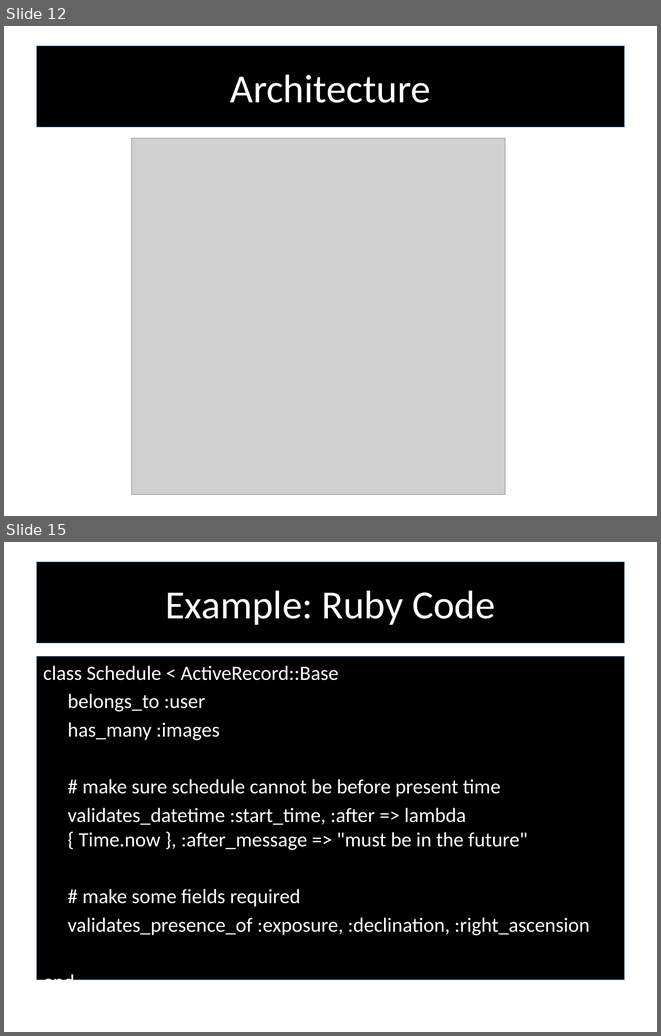
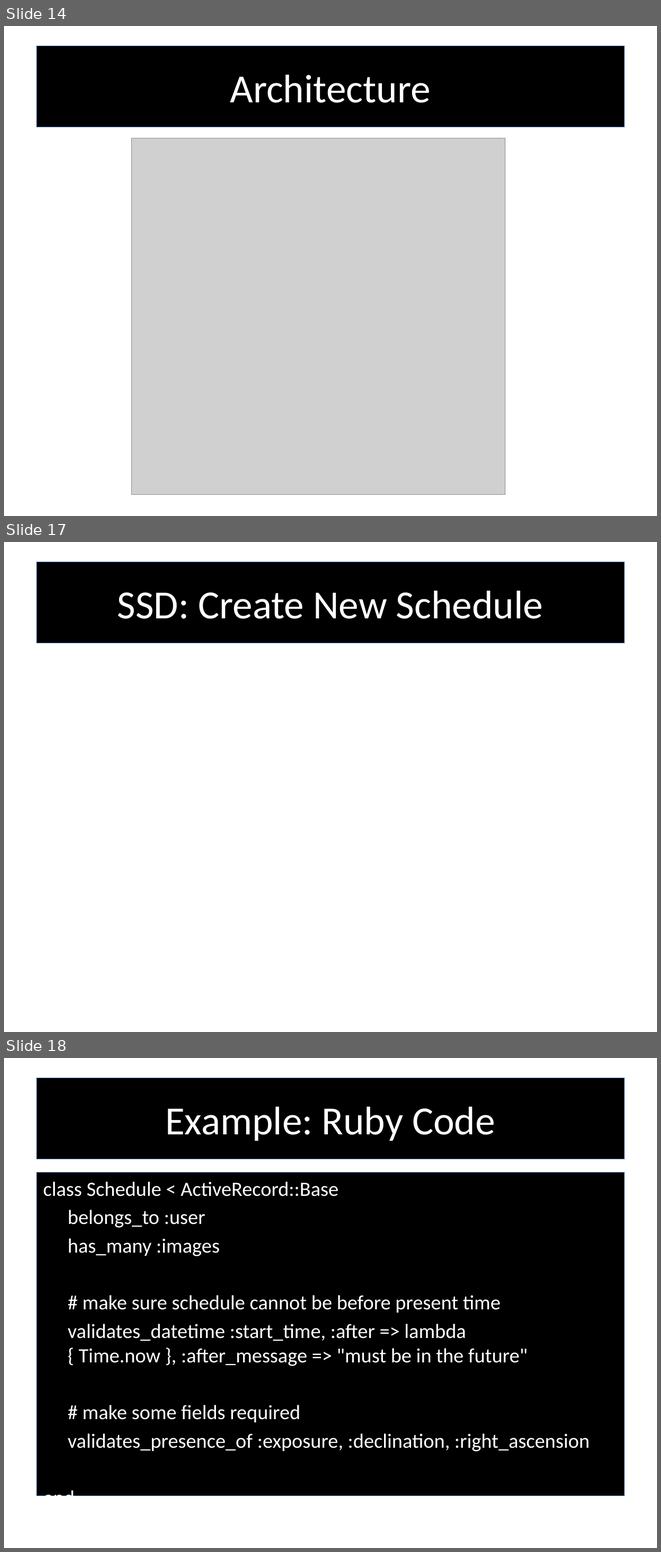
Before and after one commit to RedTeamCOSC470/Documentation, a slide deck: Stargazer.pptx. Shown one above the other, each under a label of ours: slides 12 and 15 before the commit, slides 14, 17 and 18 after it; the slides between them are not shown. The pictures are 661x1036 and 661x1552 pixels, drawn with LibreOffice and Linux fonts; fonts in the diff are those of the drawing; grey boxes stand for pictures; background and template pictures are left out. Boxes give left, top, right and bottom in pixels: in the first picture for what was removed or moved away, otherwise in the second. Text is boxed around its words. In the diff, an @@ line names an element or a change of style, - is before the commit and + after.

```diff
--- a/Stargazer.pptx
+++ b/Stargazer.pptx
@@ slide 17 added at (x1=4, y1=542, x2=657, y2=1032), background picture (left out) @@
@@ title added at (x1=37, y1=562, x2=624, y2=643), fill #000000, outline #4F81BD 0.75 pt, 44 pt, text #FFFFFF @@
+SSD: Create New Schedule
@@ what was slide 12 is now slide 14 @@
@@ what was slide 15 is now slide 18 @@
```
Also in this commit, not shown: 3 slides changed, 3 other slides added, 2 slides removed, 2 other files.
